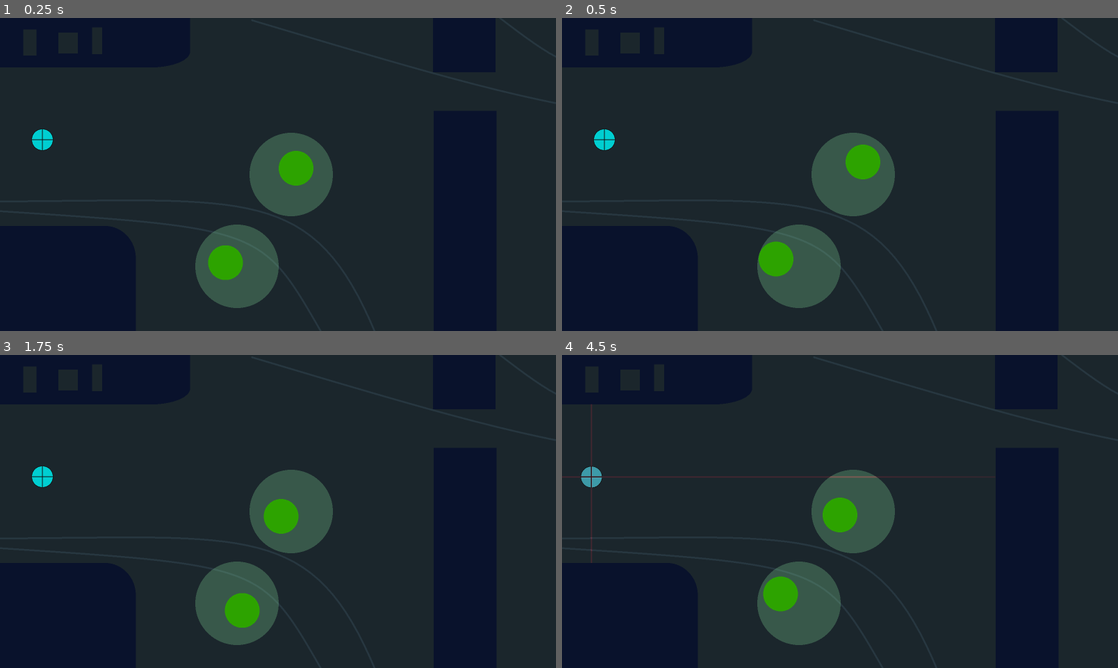
Above: before the commit, frames 1-4 (two rows, left to right).
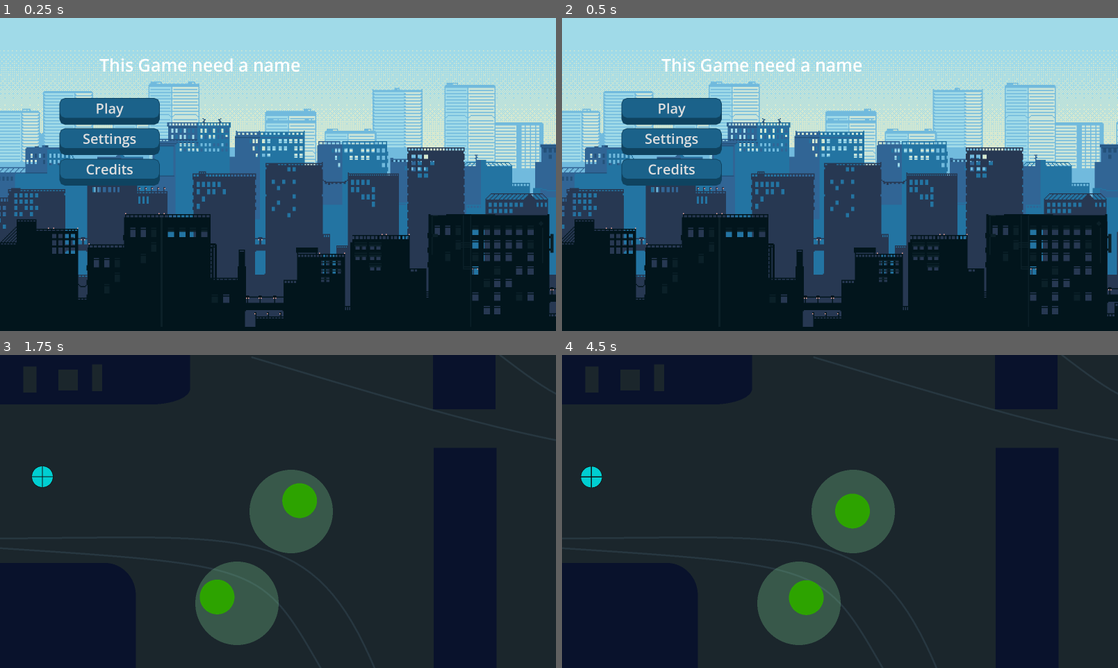
Above: after the commit, the same moments.

Repository: AkspertLemon/youAreAWeapon
Game: Godot game, scene res://Menus/MainMenu.tscn
The game is run twice, just before and just after one commit, with the same random seed, the same clock (stepped at 60 frames per second) and the same inputs. Before the commit the project starts from res://levels/level_1.tscn.
Inputs (mouse positions are in pixels of both pictures, inside the frame that each line leads up to):
- Up to frame 1 (0.25 s): no input
- Up to frame 2 (0.5 s): no input
- Up to frame 3 (1.75 s): click (111, 448) at 0.5 s, where only the run after the commit has a clickable "Play"; click (522, 642) at 1.25 s, where only the run after the commit has a clickable "Skip"
- Up to frame 4 (4.5 s): tap A (move_a) at 2.1, 2.85, 3.8 s; tap D (move_d) at 3.6 s; tap S (move_s) at 4.35 s

The runs differ from the first frame. In frame 1, 88% of the frame differs, in the area x 0-100%, y 0-100%; in frame 2, 88%; in frame 3, 1.9%; in frame 4, 1.9%.

Commit message:
Started on cut scene and level 1

Diff:
--- a/Menus/MainMenu.tscn
+++ b/Menus/MainMenu.tscn
@@ -1,11 +1,49 @@
-[gd_scene load_steps=7 format=3 uid="uid://o6okcvuglucl"]
+[gd_scene load_steps=11 format=3 uid="uid://o6okcvuglucl"]
 
-[ext_resource type="Texture2D" uid="uid://cgquljdgmxpks" path="res://Assets/City Bg/1.png" id="1_3rt0a"]
-[ext_resource type="Texture2D" uid="uid://cb258qv2r6ibc" path="res://Assets/City Bg/2.png" id="2_5jxi7"]
-[ext_resource type="Texture2D" uid="uid://b7o84w81e788x" path="res://Assets/City Bg/3.png" id="3_sx8i5"]
-[ext_resource type="Texture2D" uid="uid://d2i75fi1i2iob" path="res://Assets/City Bg/4.png" id="4_gayqu"]
-[ext_resource type="Texture2D" uid="uid://bpqctfrunwei3" path="res://Assets/City Bg/5.png" id="5_pp780"]
+[ext_resource type="Texture2D" uid="uid://cgquljdgmxpks" path="res://Assets/City Bg/Sky.png" id="1_3rt0a"]
+[ext_resource type="Script" path="res://Menus/Script/main_menu.gd" id="1_oksqb"]
+[ext_resource type="Texture2D" uid="uid://cb258qv2r6ibc" path="res://Assets/City Bg/1.png" id="2_5jxi7"]
+[ext_resource type="Texture2D" uid="uid://b7o84w81e788x" path="res://Assets/City Bg/2.png" id="3_sx8i5"]
+[ext_resource type="Texture2D" uid="uid://d2i75fi1i2iob" path="res://Assets/City Bg/3.png" id="4_gayqu"]
+[ext_resource type="Texture2D" uid="uid://bpqctfrunwei3" path="res://Assets/City Bg/4.png" id="5_pp780"]
 [ext_resource type="Theme" uid="uid://ccijbwjqi8i2p" path="res://Menus/menutheme.tres" id="6_2ga68"]
+
+[sub_resource type="Animation" id="Animation_8hmnm"]
+length = 0.001
+tracks/0/type = "value"
+tracks/0/imported = false
+tracks/0/enabled = true
+tracks/0/path = NodePath(".:color")
+tracks/0/interp = 1
+tracks/0/loop_wrap = true
+tracks/0/keys = {
+"times": PackedFloat32Array(0),
+"transitions": PackedFloat32Array(1),
+"update": 0,
+"values": [Color(0, 0, 0, 1)]
+}
+
+[sub_resource type="Animation" id="Animation_7mle2"]
+resource_name = "fade"
+length = 0.5
+tracks/0/type = "value"
+tracks/0/imported = false
+tracks/0/enabled = true
+tracks/0/path = NodePath(".:color")
+tracks/0/interp = 1
+tracks/0/loop_wrap = true
+tracks/0/keys = {
+"times": PackedFloat32Array(0, 0.433333),
+"transitions": PackedFloat32Array(1, 1),
+"update": 0,
+"values": [Color(0, 0, 0, 0), Color(0.0142572, 0.108881, 0.233304, 1)]
+}
+
+[sub_resource type="AnimationLibrary" id="AnimationLibrary_nfbbi"]
+_data = {
+"RESET": SubResource("Animation_8hmnm"),
+"fade": SubResource("Animation_7mle2")
+}
 
 [node name="Control" type="Control"]
 layout_mode = 3
@@ -14,60 +52,65 @@
 anchor_bottom = 1.0
 grow_horizontal = 2
 grow_vertical = 2
+script = ExtResource("1_oksqb")
 
-[node name="Node2D" type="Node2D" parent="."]
-position = Vector2(-6, 9.53674e-07)
-scale = Vector2(2.78214, 2.78214)
+[node name="Background" type="Node2D" parent="."]
 
-[node name="Sky" type="Parallax2D" parent="Node2D"]
-repeat_size = Vector2(100, 0)
-autoscroll = Vector2(10, 0)
+[node name="Sky2" type="Sprite2D" parent="Background"]
+texture_filter = 1
+position = Vector2(-2.15661, 3.42784e-07)
+scale = Vector2(3, 3)
+texture = ExtResource("1_3rt0a")
+centered = false
+
+[node name="Buldings1" type="Parallax2D" parent="Background"]
+scroll_offset = Vector2(-30, 0)
+repeat_size = Vector2(1728, 0)
+autoscroll = Vector2(-20, 0)
 ignore_camera_scroll = true
 
-[node name="1" type="Sprite2D" parent="Node2D/Sky"]
+[node name="1" type="Sprite2D" parent="Background/Buldings1"]
 texture_filter = 1
-position = Vector2(290, 162)
-texture = ExtResource("1_3rt0a")
+scale = Vector2(3, 3)
+texture = ExtResource("2_5jxi7")
+centered = false
 
-[node name="Bulidings1" type="Parallax2D" parent="Node2D"]
-repeat_size = Vector2(500, 1)
-autoscroll = Vector2(20, 0)
+[node name="Buldings2" type="Parallax2D" parent="Background"]
+scroll_offset = Vector2(-30, 0)
+repeat_size = Vector2(1728, 0)
+autoscroll = Vector2(-30, 0)
 ignore_camera_scroll = true
 
-[node name="2" type="Sprite2D" parent="Node2D/Bulidings1"]
+[node name="2" type="Sprite2D" parent="Background/Buldings2"]
 texture_filter = 1
-position = Vector2(290, 162)
-texture = ExtResource("2_5jxi7")
+scale = Vector2(3, 3)
+texture = ExtResource("3_sx8i5")
+centered = false
 
-[node name="Buildings2" type="Parallax2D" parent="Node2D"]
-repeat_size = Vector2(500, 1)
-autoscroll = Vector2(30, 0)
+[node name="Buldings3" type="Parallax2D" parent="Background"]
+scroll_offset = Vector2(-30, 0)
+repeat_size = Vector2(1728, 0)
+autoscroll = Vector2(-40, 0)
 ignore_camera_scroll = true
 
-[node name="3" type="Sprite2D" parent="Node2D/Buildings2"]
+[node name="3" type="Sprite2D" parent="Background/Buldings3"]
 texture_filter = 1
-position = Vector2(290, 162)
-texture = ExtResource("3_sx8i5")
+scale = Vector2(3, 3)
+texture = ExtResource("4_gayqu")
+centered = false
 
-[node name="Buildings3" type="Parallax2D" parent="Node2D"]
-repeat_size = Vector2(500, 1)
-autoscroll = Vector2(40, 0)
+[node name="Buldings4" type="Parallax2D" parent="Background"]
+scroll_offset = Vector2(-30, 0)
+repeat_size = Vector2(1728, 0)
+autoscroll = Vector2(-50, 0)
 ignore_camera_scroll = true
 
-[node name="4" type="Sprite2D" parent="Node2D/Buildings3"]
+[node name="4" type="Sprite2D" parent="Background/Buldings4"]
 texture_filter = 1
-position = Vector2(290, 162)
-texture = ExtResource("4_gayqu")
-
-[node name="Buildings4" type="Parallax2D" parent="Node2D"]
-repeat_size = Vector2(500, 1)
-autoscroll = Vector2(50, 0)
-ignore_camera_scroll = true
-
-[node name="5" type="Sprite2D" parent="Node2D/Buildings4"]
-texture_filter = 1
-position = Vector2(290, 162.465)
+position = Vector2(-2.15661, 3.42784e-07)
+scale = Vector2(3, 3)
 texture = ExtResource("5_pp780")
+centered = false
 
 [node name="Play" type="Button" parent="."]
 layout_mode = 1
@@ -77,9 +120,9 @@
 anchor_right = 0.5
 anchor_bottom = 0.5
 offset_left = -609.0
-offset_top = -219.0
+offset_top = -220.0
 offset_right = -360.0
-offset_bottom = -144.0
+offset_bottom = -143.0
 grow_horizontal = 2
 grow_vertical = 2
 theme = ExtResource("6_2ga68")
@@ -128,3 +171,20 @@
 offset_bottom = 169.0
 theme_override_font_sizes/font_size = 50
 text = "This Game need a name"
+
+[node name="SceneTransition" type="ColorRect" parent="."]
+visible = false
+layout_mode = 1
+anchors_preset = 15
+anchor_right = 1.0
+anchor_bottom = 1.0
+grow_horizontal = 2
+grow_vertical = 2
+color = Color(0, 0, 0, 1)
+
+[node name="AnimationPlayer" type="AnimationPlayer" parent="SceneTransition"]
+libraries = {
+"": SubResource("AnimationLibrary_nfbbi")
+}
+
+[connection signal="pressed" from="Play" to="." method="_on_play_pressed"]
--- /dev/null
+++ b/Menus/Script/main_menu.gd
@@ -0,0 +1,6 @@
+extends Control
+
+
+
+func _on_play_pressed() -> void:
+	get_tree().change_scene_to_file("res://Story/control.tscn")
--- a/Menus/menutheme.tres
+++ b/Menus/menutheme.tres
@@ -1,4 +1,6 @@
-[gd_resource type="Theme" load_steps=4 format=3 uid="uid://ccijbwjqi8i2p"]
+[gd_resource type="Theme" load_steps=5 format=3 uid="uid://ccijbwjqi8i2p"]
+
+[sub_resource type="StyleBoxEmpty" id="StyleBoxEmpty_5b83e"]
 
 [sub_resource type="StyleBoxFlat" id="StyleBoxFlat_d8qf7"]
 bg_color = Color(0.413816, 0.734332, 0.940289, 1)
@@ -7,11 +9,13 @@
 border_width_right = 2
 border_width_bottom = 20
 border_color = Color(0.0612555, 0.263331, 0.377139, 1)
-corner_radius_top_left = 20
-corner_radius_top_right = 20
-corner_radius_bottom_right = 20
-corner_radius_bottom_left = 20
+corner_radius_top_left = 15
+corner_radius_top_right = 15
+corner_radius_bottom_right = 15
+corner_radius_bottom_left = 15
 corner_detail = 2
+expand_margin_left = 20.0
+expand_margin_right = 20.0
 
 [sub_resource type="StyleBoxFlat" id="StyleBoxFlat_asnux"]
 bg_color = Color(0.107567, 0.384651, 0.541207, 1)
@@ -20,11 +24,13 @@
 border_width_right = 2
 border_width_bottom = 20
 border_color = Color(0.0612555, 0.263331, 0.377139, 1)
-corner_radius_top_left = 20
-corner_radius_top_right = 20
-corner_radius_bottom_right = 20
-corner_radius_bottom_left = 20
+corner_radius_top_left = 15
+corner_radius_top_right = 15
+corner_radius_bottom_right = 15
+corner_radius_bottom_left = 15
 corner_detail = 2
+expand_margin_left = 20.0
+expand_margin_right = 20.0
 
 [sub_resource type="StyleBoxFlat" id="StyleBoxFlat_j5hwr"]
 bg_color = Color(0.413816, 0.734332, 0.940289, 1)
@@ -33,13 +39,16 @@
 border_width_right = 2
 border_width_bottom = 5
 border_color = Color(0.0612555, 0.263331, 0.377139, 1)
-corner_radius_top_left = 20
-corner_radius_top_right = 20
-corner_radius_bottom_right = 20
-corner_radius_bottom_left = 20
+corner_radius_top_left = 15
+corner_radius_top_right = 15
+corner_radius_bottom_right = 15
+corner_radius_bottom_left = 15
 corner_detail = 2
+expand_margin_left = 20.0
+expand_margin_right = 20.0
 
 [resource]
+Button/styles/focus = SubResource("StyleBoxEmpty_5b83e")
 Button/styles/hover = SubResource("StyleBoxFlat_d8qf7")
 Button/styles/normal = SubResource("StyleBoxFlat_asnux")
 Button/styles/pressed = SubResource("StyleBoxFlat_j5hwr")
--- a/Scripts/bombPlayer.gd
+++ b/Scripts/bombPlayer.gd
@@ -1,6 +1,5 @@
 extends RigidBody2D
 
-@onready var main = get_tree().get_root().get_node("level_1")
 @onready var projectile = load("res://Scenes/tri_projectile.tscn")
 var size = 3
 @export var projec_num:int
@@ -28,7 +27,7 @@
 
 func _on_bomb_timer_timeout() -> void:
 	var tween := create_tween().bind_node(self).set_trans(Tween.TRANS_LINEAR)
-	projec_num
+	projec_num=4
 	rot_offset = 2*PI/projec_num
 	tween.tween_property($MeshInstance2D, "modulate", Color.CRIMSON, $graceTimer.wait_time*0.9)
 	$graceTimer.start()
@@ -48,7 +47,7 @@
 		instance.spawnPos = global_position
 		instance.spawnRot = rotation+((n-1)*rot_offset)
 		instance.zdex = z_index-1
-		main.add_child.call_deferred(instance)
+		self.add_sibling.call_deferred(instance)
 	$MeshInstance2D.modulate=Color.DARK_TURQUOISE
 
 
--- /dev/null
+++ b/Story/camera_2d.gd
@@ -0,0 +1,15 @@
+extends Camera2D
+
+var randomStrength:= 30.0
+var shakeFade:=5.0
+var rng = RandomNumberGenerator.new()
+var shake_strength:=0.0
+
+func apply_shake():
+	shake_strength=randomStrength
+func  randomOffset()->Vector2:
+	return Vector2(rng.randf_range(-shake_strength,shake_strength)+400,rng.randf_range(-shake_strength,shake_strength)+225)
+func _process(delta: float) -> void:
+	if shake_strength>0:
+		shake_strength=lerpf(shake_strength,0,shakeFade*delta)
+		offset=randomOffset()
--- /dev/null
+++ b/Story/control.tscn
@@ -0,0 +1,391 @@
+[gd_scene load_steps=14 format=3 uid="uid://djdp1iba5112j"]
+
+[ext_resource type="Script" path="res://Story/story.gd" id="1_2lsgm"]
+[ext_resource type="Theme" uid="uid://ccijbwjqi8i2p" path="res://Menus/menutheme.tres" id="3_u34je"]
+[ext_resource type="Script" path="res://Story/camera_2d.gd" id="3_vuvky"]
+[ext_resource type="Texture2D" uid="uid://wxv8lpqhd27w" path="res://Story/AlienRays.png" id="4_27mja"]
+[ext_resource type="Texture2D" uid="uid://4cp47ktfhb7o" path="res://Story/alienShip.png" id="4_ca3tl"]
+[ext_resource type="Texture2D" uid="uid://cgquljdgmxpks" path="res://Assets/City Bg/Sky.png" id="5_40f17"]
+[ext_resource type="Texture2D" uid="uid://cb258qv2r6ibc" path="res://Assets/City Bg/1.png" id="6_dioif"]
+[ext_resource type="Texture2D" uid="uid://b7o84w81e788x" path="res://Assets/City Bg/2.png" id="7_wg55q"]
+[ext_resource type="Texture2D" uid="uid://d2i75fi1i2iob" path="res://Assets/City Bg/3.png" id="8_n4bge"]
+[ext_resource type="Texture2D" uid="uid://bpqctfrunwei3" path="res://Assets/City Bg/4.png" id="9_kebjk"]
+
+[sub_resource type="Animation" id="Animation_fi2gd"]
+length = 0.1
+tracks/0/type = "value"
+tracks/0/imported = false
+tracks/0/enabled = true
+tracks/0/path = NodePath(".:position")
+tracks/0/interp = 1
+tracks/0/loop_wrap = true
+tracks/0/keys = {
+"times": PackedFloat32Array(0),
+"transitions": PackedFloat32Array(1),
+"update": 0,
+"values": [Vector2(200, 400)]
+}
+tracks/1/type = "value"
+tracks/1/imported = false
+tracks/1/enabled = true
+tracks/1/path = NodePath(".:zoom")
+tracks/1/interp = 1
+tracks/1/loop_wrap = true
+tracks/1/keys = {
+"times": PackedFloat32Array(0),
+"transitions": PackedFloat32Array(1),
+"update": 0,
+"values": [Vector2(2, 2)]
+}
+tracks/2/type = "value"
+tracks/2/imported = false
+tracks/2/enabled = true
+tracks/2/path = NodePath("Button:position")
+tracks/2/interp = 1
+tracks/2/loop_wrap = true
+tracks/2/keys = {
+"times": PackedFloat32Array(0),
+"transitions": PackedFloat32Array(1),
+"update": 0,
+"values": [Vector2(726, 389)]
+}
+tracks/3/type = "value"
+tracks/3/imported = false
+tracks/3/enabled = true
+tracks/3/path = NodePath("../AlienShip:position")
+tracks/3/interp = 1
+tracks/3/loop_wrap = true
+tracks/3/keys = {
+"times": PackedFloat32Array(0),
+"transitions": PackedFloat32Array(1),
+"update": 0,
+"values": [Vector2(999, 104)]
+}
+tracks/4/type = "value"
+tracks/4/imported = false
+tracks/4/enabled = true
+tracks/4/path = NodePath("../BackGround/AlienRays:modulate")
+tracks/4/interp = 1
+tracks/4/loop_wrap = true
+tracks/4/keys = {
+"times": PackedFloat32Array(0),
+"transitions": PackedFloat32Array(1),
+"update": 0,
+"values": [Color(1, 1, 1, 1)]
+}
+tracks/5/type = "value"
+tracks/5/imported = false
+tracks/5/enabled = true
+tracks/5/path = NodePath("../BackGround/AlienRays:rotation")
+tracks/5/interp = 1
+tracks/5/loop_wrap = true
+tracks/5/keys = {
+"times": PackedFloat32Array(0),
+"transitions": PackedFloat32Array(1),
+"update": 0,
+"values": [-0.107089]
+}
+tracks/6/type = "value"
+tracks/6/imported = false
+tracks/6/enabled = true
+tracks/6/path = NodePath("../BackGround/AlienRays3:rotation")
+tracks/6/interp = 1
+tracks/6/loop_wrap = true
+tracks/6/keys = {
+"times": PackedFloat32Array(0),
+"transitions": PackedFloat32Array(1),
+"update": 0,
+"values": [-0.589715]
+}
+tracks/7/type = "value"
+tracks/7/imported = false
+tracks/7/enabled = true
+tracks/7/path = NodePath("../BackGround/AlienRays2:rotation")
+tracks/7/interp = 1
+tracks/7/loop_wrap = true
+tracks/7/keys = {
+"times": PackedFloat32Array(0),
+"transitions": PackedFloat32Array(1),
+"update": 0,
+"values": [-0.311034]
+}
+
+[sub_resource type="Animation" id="Animation_lpt0q"]
+resource_name = "camera_movement"
+length = 30.0
+step = 0.2
+tracks/0/type = "value"
+tracks/0/imported = false
+tracks/0/enabled = true
+tracks/0/path = NodePath(".:position")
+tracks/0/interp = 1
+tracks/0/loop_wrap = true
+tracks/0/keys = {
+"times": PackedFloat32Array(0, 6, 7, 8.2, 9.6),
+"transitions": PackedFloat32Array(1, 1, 1, 1, 1),
+"update": 0,
+"values": [Vector2(0, 450), Vector2(200, 400), Vector2(400, 398), Vector2(400, 189), Vector2(400, 265)]
+}
+tracks/1/type = "method"
+tracks/1/imported = false
+tracks/1/enabled = true
+tracks/1/path = NodePath(".")
+tracks/1/interp = 1
+tracks/1/loop_wrap = true
+tracks/1/keys = {
+"times": PackedFloat32Array(6),
+"transitions": PackedFloat32Array(1),
+"values": [{
+"args": [],
+"method": &"apply_shake"
+}]
+}
+tracks/2/type = "value"
+tracks/2/imported = false
+tracks/2/enabled = true
+tracks/2/path = NodePath(".:zoom")
+tracks/2/interp = 1
+tracks/2/loop_wrap = true
+tracks/2/keys = {
+"times": PackedFloat32Array(0, 6.6, 8.4),
+"transitions": PackedFloat32Array(1, 1, 1),
+"update": 0,
+"values": [Vector2(2, 2), Vector2(2, 2), Vector2(1.2, 1.2)]
+}
+tracks/3/type = "value"
+tracks/3/imported = false
+tracks/3/enabled = true
+tracks/3/path = NodePath("Button:position")
+tracks/3/interp = 1
+tracks/3/loop_wrap = true
+tracks/3/keys = {
+"times": PackedFloat32Array(6.6, 8.4),
+"transitions": PackedFloat32Array(1.93187, 1),
+"update": 0,
+"values": [Vector2(726, 389), Vector2(988, 537.143)]
+}
+tracks/4/type = "value"
+tracks/4/imported = false
+tracks/4/enabled = true
+tracks/4/path = NodePath("../AlienShip:position")
+tracks/4/interp = 1
+tracks/4/loop_wrap = true
+tracks/4/keys = {
+"times": PackedFloat32Array(0, 6.8, 7.8, 10.4),
+"transitions": PackedFloat32Array(1, 1, 1, 1),
+"update": 0,
+"values": [Vector2(2000, 0), Vector2(2000, 0), Vector2(1044, 126), Vector2(828, 207)]
+}
+tracks/5/type = "value"
+tracks/5/imported = false
+tracks/5/enabled = true
+tracks/5/path = NodePath("../BackGround/AlienRays:modulate")
+tracks/5/interp = 1
+tracks/5/loop_wrap = true
+tracks/5/keys = {
+"times": PackedFloat32Array(0, 8.4, 9.2),
+"transitions": PackedFloat32Array(1, 1, 1),
+"update": 0,
+"values": [Color(1, 1, 1, 0), Color(1, 1, 1, 0), Color(1, 1, 1, 1)]
+}
+tracks/6/type = "value"
+tracks/6/imported = false
+tracks/6/enabled = true
+tracks/6/path = NodePath("../BackGround/AlienRays3:modulate")
+tracks/6/interp = 1
+tracks/6/loop_wrap = true
+tracks/6/keys = {
+"times": PackedFloat32Array(0, 9, 9.8),
+"transitions": PackedFloat32Array(1, 1, 1),
+"update": 0,
+"values": [Color(1, 1, 1, 0), Color(1, 1, 1, 0), Color(1, 1, 1, 1)]
+}
+tracks/7/type = "value"
+tracks/7/imported = false
+tracks/7/enabled = true
+tracks/7/path = NodePath("../BackGround/AlienRays2:modulate")
+tracks/7/interp = 1
+tracks/7/loop_wrap = true
+tracks/7/keys = {
+"times": PackedFloat32Array(0, 8.8, 9.6),
+"transitions": PackedFloat32Array(1, 1, 1),
+"update": 0,
+"values": [Color(1, 1, 1, 0), Color(1, 1, 1, 0), Color(1, 1, 1, 1)]
+}
+tracks/8/type = "value"
+tracks/8/imported = false
+tracks/8/enabled = true
+tracks/8/path = NodePath("../BackGround/AlienRays:rotation")
+tracks/8/interp = 1
+tracks/8/loop_wrap = true
+tracks/8/keys = {
+"times": PackedFloat32Array(8.2, 8.6, 9, 20.4),
+"transitions": PackedFloat32Array(1, 2.2974, 0.450625, 1),
+"update": 0,
+"values": [-0.107089, -0.222305, 0.464048, -0.311034]
+}
+tracks/9/type = "value"
+tracks/9/imported = false
+tracks/9/enabled = true
+tracks/9/path = NodePath("../BackGround/AlienRays3:rotation")
+tracks/9/interp = 1
+tracks/9/loop_wrap = true
+tracks/9/keys = {
+"times": PackedFloat32Array(8.8, 9.6, 11.6, 16.4),
+"transitions": PackedFloat32Array(1, 1, 0.25, 1),
+"update": 0,
+"values": [-0.589715, -0.686425, 0.719541, 0.0197716]
+}
+tracks/10/type = "value"
+tracks/10/imported = false
+tracks/10/enabled = true
+tracks/10/path = NodePath("../BackGround/AlienRays2:rotation")
+tracks/10/interp = 1
+tracks/10/loop_wrap = true
+tracks/10/keys = {
+"times": PackedFloat32Array(3.6, 9.2, 17.4),
+"transitions": PackedFloat32Array(1, 1, 1),
+"update": 0,
+"values": [-0.415462, -0.311034, 0.608323]
+}
+
+[sub_resource type="AnimationLibrary" id="AnimationLibrary_fatt5"]
+_data = {
+"RESET": SubResource("Animation_fi2gd"),
+"camera_movement": SubResource("Animation_lpt0q")
+}
+
+[node name="Control" type="Control"]
+layout_mode = 3
+anchors_preset = 15
+anchor_right = 1.0
+anchor_bottom = 1.0
+grow_horizontal = 2
+grow_vertical = 2
+script = ExtResource("1_2lsgm")
+
+[node name="BackGround" type="Node2D" parent="."]
+
+[node name="Sky2" type="Sprite2D" parent="BackGround"]
+texture_filter = 1
+position = Vector2(-2.15661, 3.42784e-07)
+rotation = -0.00171508
+scale = Vector2(3, 3)
+texture = ExtResource("5_40f17")
+centered = false
+
+[node name="Buldings1" type="Parallax2D" parent="BackGround"]
+scale = Vector2(1.4, 1.4)
+scroll_scale = Vector2(0.1, 0)
+scroll_offset = Vector2(-544, 399)
+repeat_size = Vector2(576, 0)
+repeat_times = 3
+follow_viewport = false
+
+[node name="1" type="Sprite2D" parent="BackGround/Buldings1"]
+texture_filter = 1
+texture = ExtResource("6_dioif")
+centered = false
+
+[node name="AlienRays" type="Sprite2D" parent="BackGround"]
+self_modulate = Color(1, 1, 1, 0.776471)
+position = Vector2(892, 188)
+rotation = -0.107089
+scale = Vector2(0.647951, 1.08539)
+texture = ExtResource("4_27mja")
+offset = Vector2(0, 300)
+
+[node name="Buldings2" type="Parallax2D" parent="BackGround"]
+scale = Vector2(1.2, 1.2)
+scroll_scale = Vector2(0.62, 0)
+scroll_offset = Vector2(-424, 478)
+repeat_size = Vector2(576, 0)
+repeat_times = 3
+follow_viewport = false
+
+[node name="2" type="Sprite2D" parent="BackGround/Buldings2"]
+texture_filter = 1
+texture = ExtResource("7_wg55q")
+centered = false
+
+[node name="AlienRays3" type="Sprite2D" parent="BackGround"]
+modulate = Color(1, 1, 1, 0)
+self_modulate = Color(1, 1, 1, 0.776471)
+position = Vector2(821, 207)
+rotation = -0.589715
+scale = Vector2(0.647951, 1.29716)
+texture = ExtResource("4_27mja")
+offset = Vector2(0, 300)
+
+[node name="Buldings3" type="Parallax2D" parent="BackGround"]
+scale = Vector2(1.1, 1.1)
+scroll_scale = Vector2(1, 0)
+scroll_offset = Vector2(-33, 543)
+repeat_size = Vector2(576, 0)
+repeat_times = 3
+follow_viewport = false
+
+[node name="3" type="Sprite2D" parent="BackGround/Buldings3"]
+texture_filter = 1
+texture = ExtResource("8_n4bge")
+centered = false
+
+[node name="AlienRays2" type="Sprite2D" parent="BackGround"]
+modulate = Color(1, 1, 1, 0)
+self_modulate = Color(1, 1, 1, 0.776471)
+position = Vector2(833, 200)
+rotation = -0.311034
+scale = Vector2(0.535123, 1.13218)
+texture = ExtResource("4_27mja")
+offset = Vector2(0, 300)
+
+[node name="Buldings4" type="Parallax2D" parent="BackGround"]
+scroll_scale = Vector2(1.8, 0)
+scroll_offset = Vector2(786, 605)
+repeat_size = Vector2(576, 0)
+repeat_times = 2
+follow_viewport = false
+
+[node name="4" type="Sprite2D" parent="BackGround/Buldings4"]
+texture_filter = 1
+position = Vector2(-2.15661, 3.42784e-07)
+texture = ExtResource("9_kebjk")
+centered = false
+offset = Vector2(500, 0)
+
+[node name="Camera2D" type="Camera2D" parent="."]
+position = Vector2(200, 400)
+offset = Vector2(400, 225)
+zoom = Vector2(2, 2)
+script = ExtResource("3_vuvky")
+
+[node name="Button" type="Button" parent="Camera2D"]
+anchors_preset = 3
+anchor_left = 1.0
+anchor_top = 1.0
+anchor_right = 1.0
+anchor_bottom = 1.0
+offset_left = 726.0
+offset_top = 389.0
+offset_right = 771.0
+offset_bottom = 439.0
+grow_horizontal = 0
+grow_vertical = 0
+theme = ExtResource("3_u34je")
+theme_override_constants/outline_size = 0
+theme_override_font_sizes/font_size = 20
+text = "Skip
+"
+metadata/_edit_use_anchors_ = true
+
+[node name="AnimationPlayer" type="AnimationPlayer" parent="Camera2D"]
+libraries = {
+"": SubResource("AnimationLibrary_fatt5")
+}
+
+[node name="AlienShip" type="Sprite2D" parent="."]
+z_index = 3
+position = Vector2(999, 104)
+texture = ExtResource("4_ca3tl")
+
+[connection signal="pressed" from="Camera2D/Button" to="." method="_on_button_pressed"]
--- /dev/null
+++ b/Story/story.gd
@@ -0,0 +1,7 @@
+extends Control
+
+func _on_button_pressed() -> void:
+	get_tree().change_scene_to_file("res://levels/level_1.tscn")
+func _unhandled_input(event: InputEvent) -> void:
+	if event.is_action("move_a"):
+		$Camera2D/AnimationPlayer.play("camera_movement")
--- /dev/null
+++ b/levels/level_1_wip.tscn
@@ -0,0 +1,28 @@
+[gd_scene load_steps=4 format=3 uid="uid://bfdsx5l4bvo1g"]
+
+[ext_resource type="Texture2D" uid="uid://d2lq2lm50pu8m" path="res://Assets/level_1.png" id="1_0ajeu"]
+[ext_resource type="PackedScene" uid="uid://1045u2o5op2" path="res://Player/bomb_player.tscn" id="2_vbeqh"]
+
+[sub_resource type="OccluderPolygon2D" id="OccluderPolygon2D_hvr8n"]
+polygon = PackedVector2Array(1, 895, 1, 723, 358, 541, 43, 541, 42, 31, 829, 31, 832, 259, 844, 260, 844, 32, 1038, 32, 1038, 265, 1050, 265, 1051, 32, 1208, 31, 1209, 261, 1219, 260, 1220, 30, 1389, 31, 1390, 257, 1403, 256, 1401, 29, 1569, 31, 1575, 897, 1145, 897, 1143, 647, 1132, 647, 1132, 891, 900, 895, 900, 652, 888, 649, 888, 893, 632, 893, 631, 221, 523, 384, 526, 727, 141, 897, 1601, 899, 1604, -7, -4, 3, -29, 893)
+
+[node name="Node2D" type="Node2D"]
+
+[node name="Level1" type="Sprite2D" parent="."]
+texture_filter = 1
+texture = ExtResource("1_0ajeu")
+centered = false
+
+[node name="StaticBody2D" type="StaticBody2D" parent="Level1"]
+
+[node name="CollisionPolygon2D" type="CollisionPolygon2D" parent="Level1/StaticBody2D"]
+polygon = PackedVector2Array(1, 895, 1, 723, 358, 541, 43, 541, 42, 31, 829, 31, 832, 259, 844, 260, 844, 32, 1038, 32, 1038, 265, 1050, 265, 1051, 32, 1208, 31, 1209, 261, 1219, 260, 1220, 30, 1389, 31, 1390, 257, 1403, 256, 1401, 29, 1569, 31, 1575, 897, 1145, 897, 1143, 647, 1132, 647, 1132, 891, 900, 895, 900, 652, 888, 649, 888, 893, 632, 893, 631, 221, 523, 384, 526, 727, 141, 897, 1601, 899, 1604, -7, -4, 3, -29, 893)
+
+[node name="LightOccluder2D" type="LightOccluder2D" parent="Level1"]
+occluder = SubResource("OccluderPolygon2D_hvr8n")
+
+[node name="BombPlayer" parent="." instance=ExtResource("2_vbeqh")]
+position = Vector2(93, 803)
+
+[node name="Camera2D" type="Camera2D" parent="."]
+offset = Vector2(800, 450)
--- a/project.godot
+++ b/project.godot
@@ -11,7 +11,7 @@
 [application]
 
 config/name="ToBeDetermined"
-run/main_scene="res://levels/level_1.tscn"
+run/main_scene="res://Menus/MainMenu.tscn"
 config/features=PackedStringArray("4.3", "GL Compatibility")
 config/icon="res://icon.svg"
 
Binary file changed: Assets/City Bg/1.png
Not shown, changed: Assets/City Bg/1.png.import
Binary file changed: Assets/City Bg/2.png
Not shown, changed: Assets/City Bg/2.png.import
Binary file changed: Assets/City Bg/3.png
Not shown, changed: Assets/City Bg/3.png.import
Binary file changed: Assets/City Bg/4.png
Not shown, changed: Assets/City Bg/4.png.import
Binary file removed: Assets/City Bg/5.png
Not shown, removed: Assets/City Bg/5.png.import
Binary file added: Assets/City Bg/Sky.png
Not shown, added: Assets/City Bg/Sky.png.import
(and 14 more such lines)
